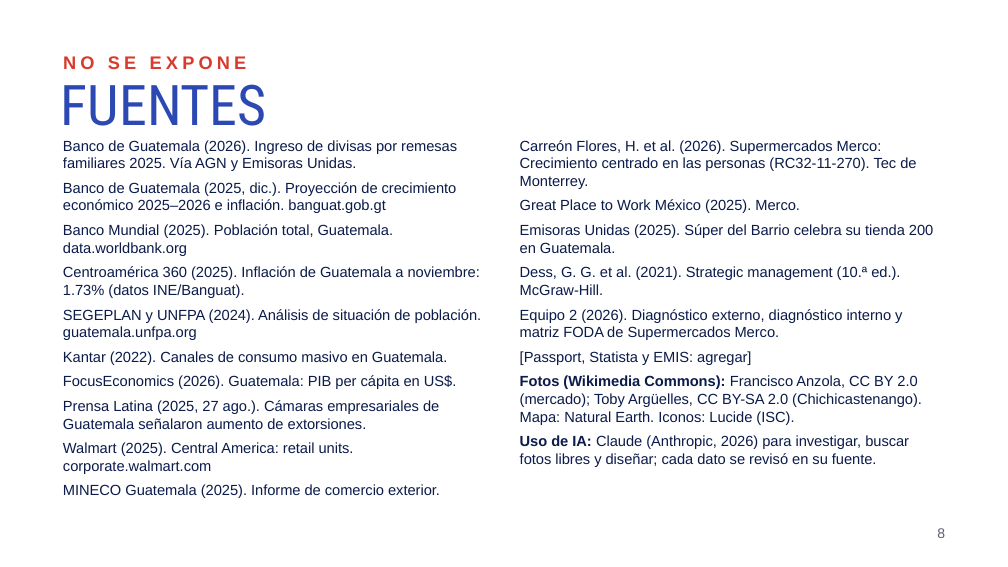
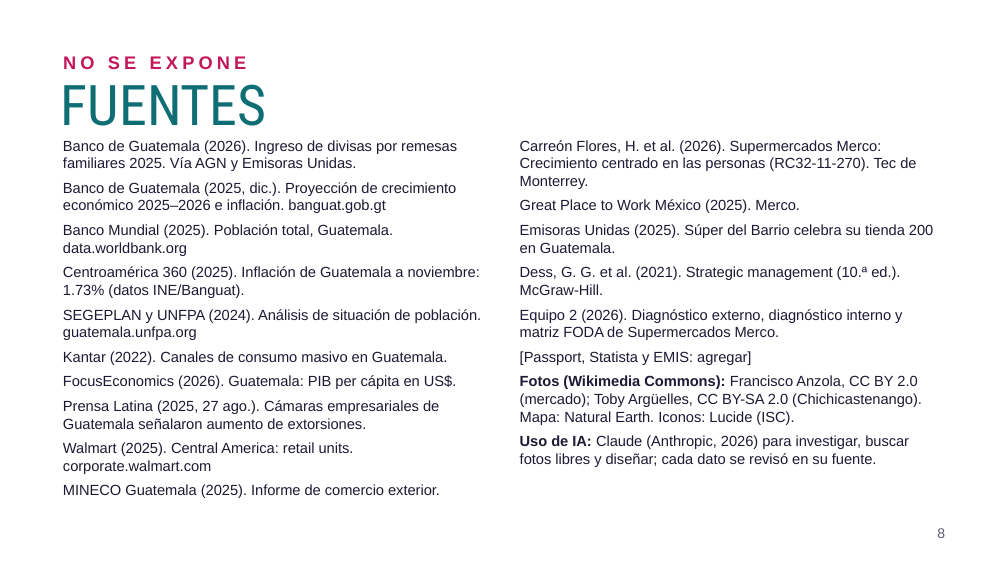
Before and after one commit to samueldejuan/samuel, a slide deck: slide 8 of presentacion/Pitch_Merco_Guatemala.pptx. Drawn at 1008x567 pixels with LibreOffice and Linux fonts; fonts in the diff are those of the drawing; background and template pictures are left out. Boxes give left, top, right and bottom in pixels: in the first picture for what was removed or moved away, otherwise in the second. Text is boxed around its words. In the diff, an @@ line names an element or a change of style, - is before the commit and + after.

```diff
--- a/presentacion/Pitch_Merco_Guatemala.pptx
+++ b/presentacion/Pitch_Merco_Guatemala.pptx
@@ text "NO SE EXPONE" at (63, 56, 247, 69): text colour #D93A2B to #C2185B @@
@@ title "FUENTES" at (61, 84, 267, 126): text colour #2B48B3 to #0E6E73 @@
@@ text "Banco de Guatemala (2026). Ingreso ..." at (63, 140, 482, 498): text colour #0B1B4A to #1D1A33 @@
@@ text "Carreón Flores, H. et al. ..." at (520, 140, 933, 467): text colour #0B1B4A to #1D1A33 @@
```
Also in this commit, not shown: 7 other slides changed, 23 other files.
